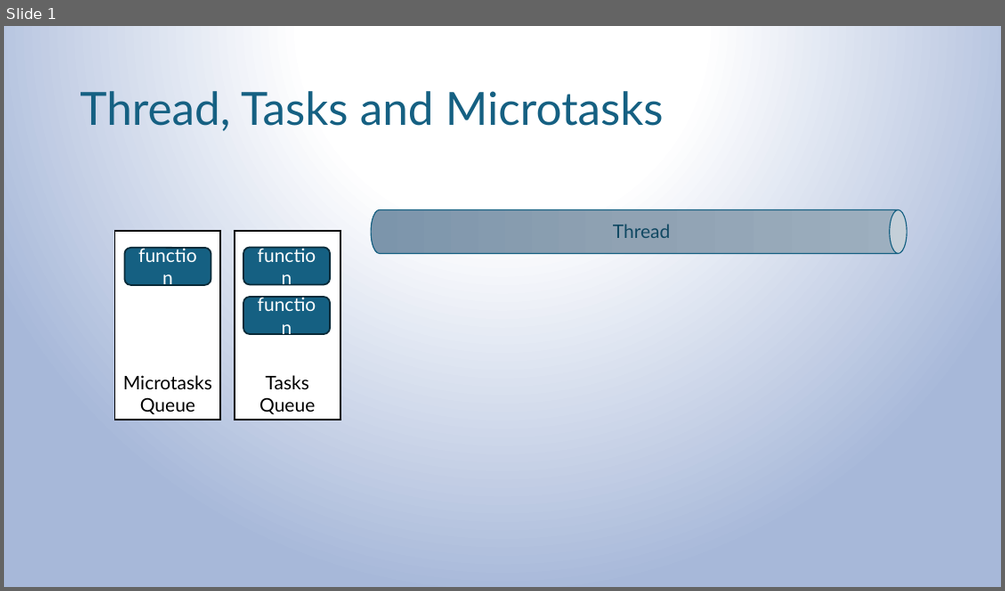
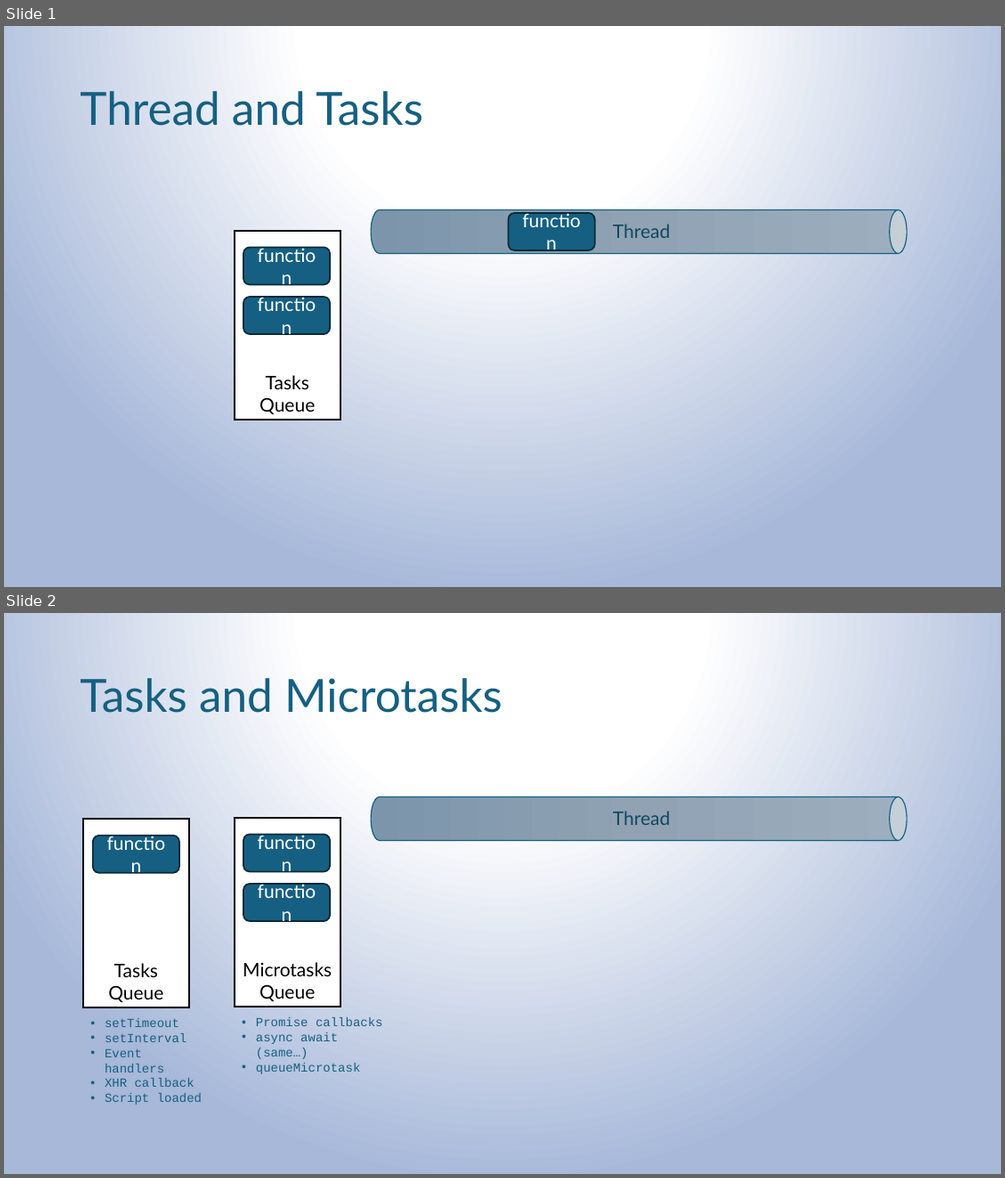
Before and after one commit to kobi-hari-udemy/angular-signals, a slide deck: slides/change detection.pptx. Shown one above the other, each under a label of ours: slide 1 before the commit, slides 1 and 2 after it. The pictures are 1005x591 and 1005x1178 pixels, drawn with LibreOffice and Linux fonts; fonts in the diff are those of the drawing. Boxes give left, top, right and bottom in pixels: in the first picture for what was removed or moved away, otherwise in the second. Text is boxed around its words. In the diff, an @@ line names an element or a change of style, - is before the commit and + after.

```diff
--- a/slides/change detection.pptx
+++ b/slides/change detection.pptx
@@ slide 2 added at [4,613,1001,1174], background gradient #FFFFFF to #A7B8D9 @@
@@ title added at [80,678,502,713], 44 pt, text #156082 @@
+Tasks and Microtasks
@@ cylinder added at [371,797,907,841], fill gradient #9EAFBF to #91A3B4 to #7C95AB, outline #156082 1 pt @@
@@ rectangle added at [83,819,189,1007], fill #FFFFFF, outline #000000 1.5 pt, 18 pt, text #000000 @@
+Tasks Queue
@@ rectangle added at [235,818,340,1006], fill #FFFFFF, outline #000000 1.5 pt, 18 pt, text #000000 @@
+Microtasks Queue
@@ text added at [613,811,670,825], 18 pt, text #104862 @@
+Thread
@@ rounded rectangle added at [93,835,179,873], fill #156082, outline #092A39 1.5 pt, 18 pt, text #FFFFFF @@
+function
@@ rounded rectangle added at [243,835,330,872], fill #156082, outline #092A39 1.5 pt, 18 pt, text #FFFFFF @@
+function
@@ rounded rectangle added at [243,884,330,921], fill #156082, outline #092A39 1.5 pt, 18 pt, text #FFFFFF @@
+function
@@ text added at [105,1018,202,1104], 12 pt, text #156082 @@
+• setTimeout
+• setInterval
+• Event handlers
+• XHR callback
+• Script loaded
@@ text added at [256,1017,383,1074], 12 pt, text #156082 @@
+• Promise callbacks
+• async await (same…)
+• queueMicrotask
@@ slide 1 changed as well @@
@@ title at [80,91,423,126]: text changed @@
-Thread, Tasks and Microtasks
+Thread and Tasks
@@ rectangle removed at [114,231,220,419] @@
-Microtasks Queue
@@ rounded rectangle "function": place and size @@
-rounded rectangle "function" at [124,248,211,285]
+rounded rectangle "function" at [508,213,595,250]
```
Also in this commit, not shown: 2 other slides changed, 1 other file.
